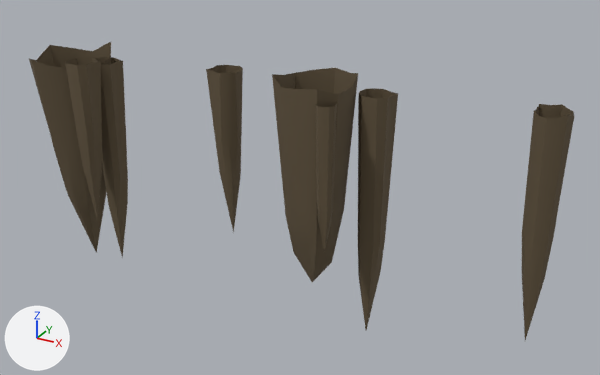
The FBX model Assets/Meshes/Props/stalagtite_3.fbx: old version first, new version second.
One viewpoint serves both versions: a 50 mm camera at (10.32, -1.58, 0.7) aimed at (6.2, 5.9, -3.04). The lights are fixed; the arrows at lower left show +X, +Y and +Z. Where no turn or scale is listed for an object, it has been applied to the vertices.

Before the edit, the objects in view are built like this:
```python
me_cone = bpy.data.meshes.new('Cone')
me_cone.from_pydata(...)  # 296 vertices, 288 faces; spans x -2.93..3.43, y -0.48..0.55, z -1.92..1.14
me_cone.materials.append(mat_rock)  # brown #62543e
ob_stalactite_3 = bpy.data.objects.new('stalactite_3', me_cone)
ob_stalactite_3.location = (5.645, 5.644, -2.764)
```
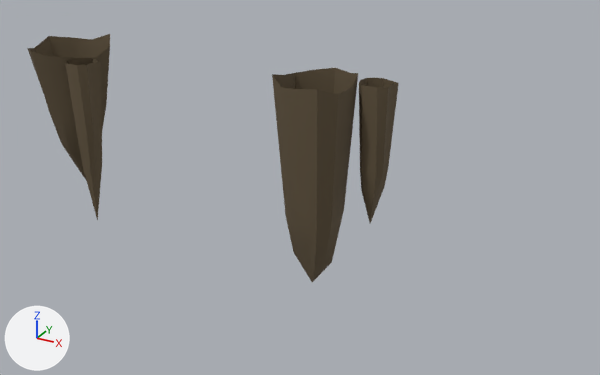
Edits to the bpy script that builds the scene:
```text
Change me_cone:
    where me_cone.from_pydata(...)  # 296 vertices, 288 faces; spans x -2.93..3.43, y -0.48..0.55, z -1.92..1.14
    used by ob_stalactite_3; location = (5.645, 5.644, -2.764)
    me_cone part 1: the loose piece of 37 vertices spanning x -2.93..-1.92, y -0.48..0.55, z -1.78..0.99 is scaled about its middle by (1, 1, 0.677), then moved by (0.0, 0.0, 0.55)
    me_cone part 2: the loose piece of 37 vertices spanning x 1.25..1.63, y 0.11..0.44, z -1.92..0.95 is scaled about its middle by (1, 1, 0.558), then moved by (0.0, 0.0, 0.75)
    me_cone part 3: the loose piece of 37 vertices spanning x 3.09..3.43, y -0.15..0.22, z -1.3..1.14 is deleted
    me_cone part 4: the loose piece of 37 vertices spanning x -2.12..-1.74, y -0.13..0.21, z -1.72..0.91 is deleted
    me_cone part 5: the loose piece of 37 vertices spanning x -0.53..-0.17, y 0.03..0.38, z -1.04..0.98 is deleted
    me_cone part 6: the loose piece of 37 vertices spanning x 1.04..1.25, y -0.39..-0.17, z -0.7..0.95 is deleted
```

Location of each change, (x1, y1, x2, y2) in pixels of the pictures (600 x 375 px; the box of a moved part takes in the faces that stretch with it):
'stalactite_3', reshaped (32% narrower, 17% shorter): before (29, 42, 574, 340); after (27, 34, 399, 282)
part 1 of me_cone, moved or reshaped: before (29, 42, 111, 253); after (27, 34, 110, 181)
part 2 of me_cone, moved or reshaped: before (358, 88, 398, 330); after (359, 78, 399, 223)
part 3 of me_cone, deleted (brown): before (522, 104, 574, 340)
part 4 of me_cone, deleted (brown): before (95, 57, 128, 258)
part 5 of me_cone, deleted (brown): before (206, 65, 243, 233)
part 6 of me_cone, deleted (brown): before (316, 103, 337, 252)
